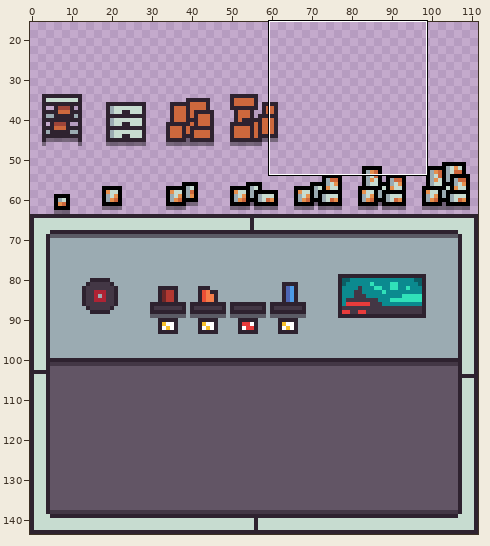
Two versions of one pixel-art file, Projects/TastyRoad/Assets/Sprites/_SubLocations/StationShop.aseprite. Above: a wide view before the commit, with the close-up outlined.
Close-up. First the earlier version:
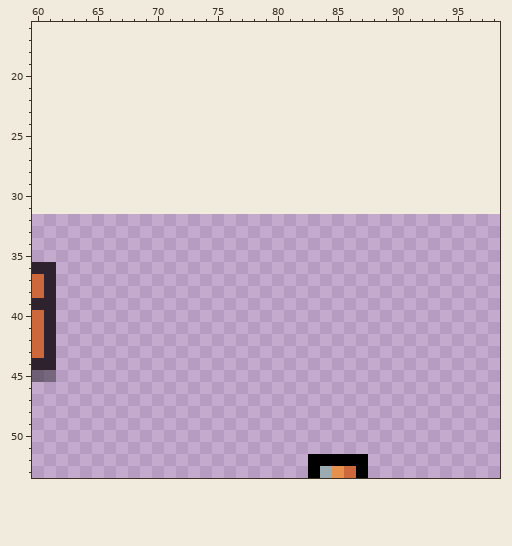
112x112 pixels, 1 frame. Colours within 5 levels of each other are drawn and written as one. Shown: x 60..98, y 16..53. The old version is drawn lined up with the new one, on the new canvas. The wide view leaves out empty margins.
Once edited:
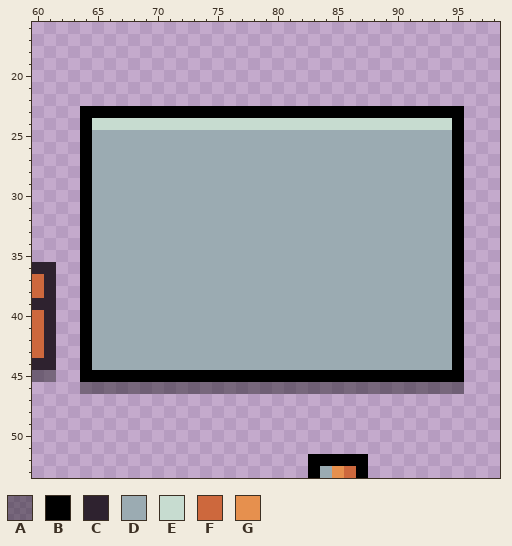
Palette (. is transparent): A #00000064  B #000000  C #2e222f  D #9babb2  E #c7dcd0  F #cd683d  G #e6904e
What changed:
canvas 112x112 -> 112x144, the old top-left corner now at 0,32
y 23: x 64..95 ................................ -> BBBBBBBBBBBBBBBBBBBBBBBBBBBBBBBB
y 24: x 64..95 ................................ -> BEEEEEEEEEEEEEEEEEEEEEEEEEEEEEEB
y 25..44: x 64..95 ................................ -> BDDDDDDDDDDDDDDDDDDDDDDDDDDDDDDB
y 45: x 64..95 ................................ -> BBBBBBBBBBBBBBBBBBBBBBBBBBBBBBBB
y 46: x 64..95 ................................ -> AAAAAAAAAAAAAAAAAAAAAAAAAAAAAAAA
Boxes around the changes in both close-ups, in picture pixels (x1, y1, x2, y2):
added: (80, 106, 464, 394)
